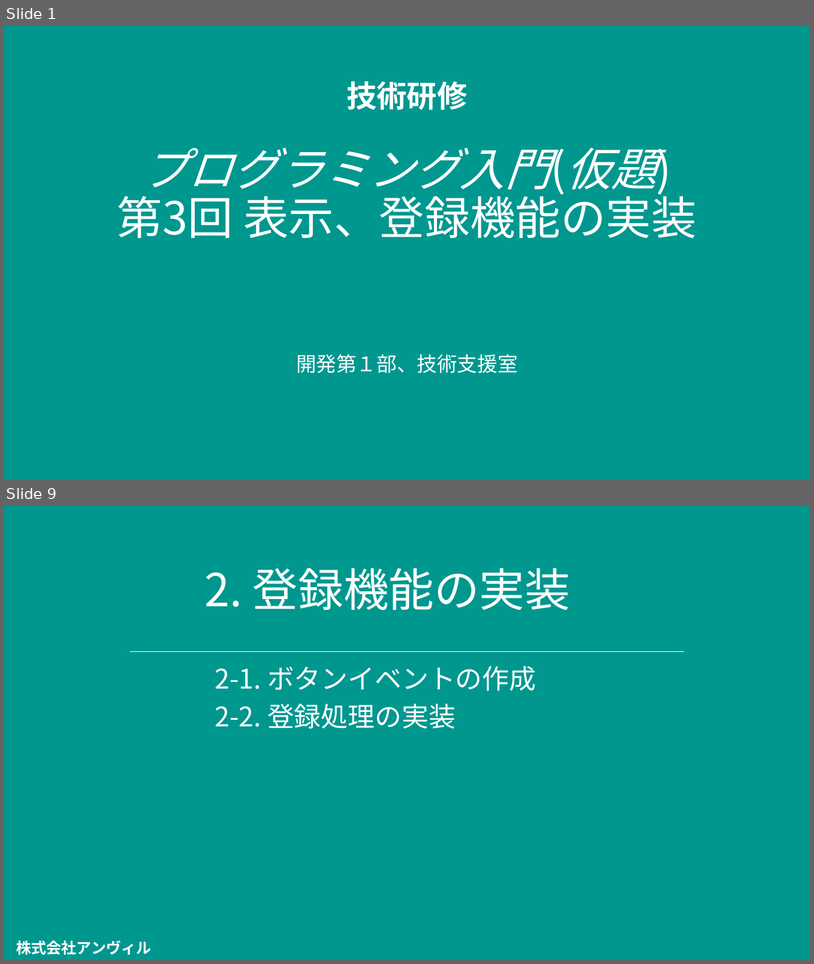
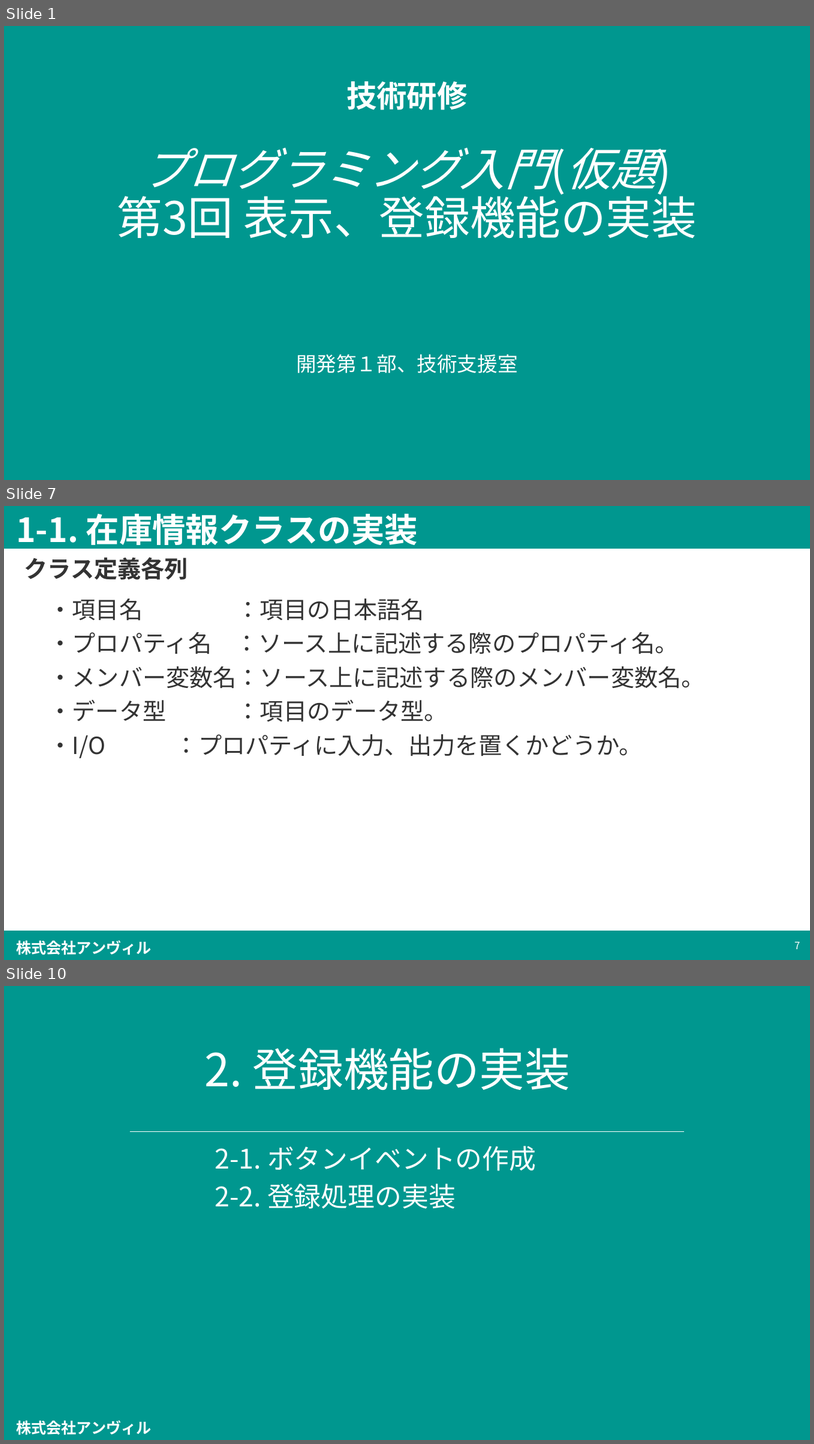
Before and after one commit to simada-anvil/trainingSample, a slide deck: trainingSample/[Anvil]プログラミング入門(仮題) (第1.0版) .pptx. Shown one above the other, each under a label of ours: slides 1 and 9 before the commit, slides 1, 7 and 10 after it; the slides between them are not shown. The pictures are 814x964 and 814x1444 pixels, drawn with LibreOffice and Linux fonts; fonts in the diff are those of the drawing; background and template pictures are left out. Boxes give left, top, right and bottom in pixels: in the first picture for what was removed or moved away, otherwise in the second. Text is boxed around its words. In the diff, an @@ line names an element or a change of style, - is before the commit and + after.

```diff
--- a/trainingSample/[Anvil]プログラミング入門(仮題) (第1.0版) .pptx
+++ b/trainingSample/[Anvil]プログラミング入門(仮題) (第1.0版) .pptx
@@ slide 7 added at (4, 506, 810, 960), background #FFFFFF; not listed: 1 template element that a slide beside it also shows @@
@@ rectangle added at (4, 506, 810, 548), fill #00978F, outline #00978F 1 pt @@
@@ title added at (16, 514, 418, 550), 39.6 pt, text #FFFFFF, bold @@
+1-1. 在庫情報クラスの実装
@@ text added at (24, 557, 188, 580), 28 pt, text #333333, bold @@
+クラス定義各列
@@ text added at (49, 598, 705, 758), 28 pt, text #333333 @@
+・項目名 ：項目の日本語名
+・プロパティ名 ：ソース上に記述する際のプロパティ名。
+・メンバー変数名：ソース上に記述する際のメンバー変数名。
+・データ型 ：項目のデータ型。
+・I/O ：プロパティに入力、出力を置くかどうか。
@@ rectangle added at (4, 931, 810, 960), fill #00978F, outline #00978F 1 pt @@
@@ page number added at (795, 941, 800, 949), 12 pt, text #FFFFFF @@
+7
@@ what was slide 9 is now slide 10 @@
```
Also in this commit, not shown: 5 slides changed, 1 other slide added, 1 slide removed, 1 other file.
